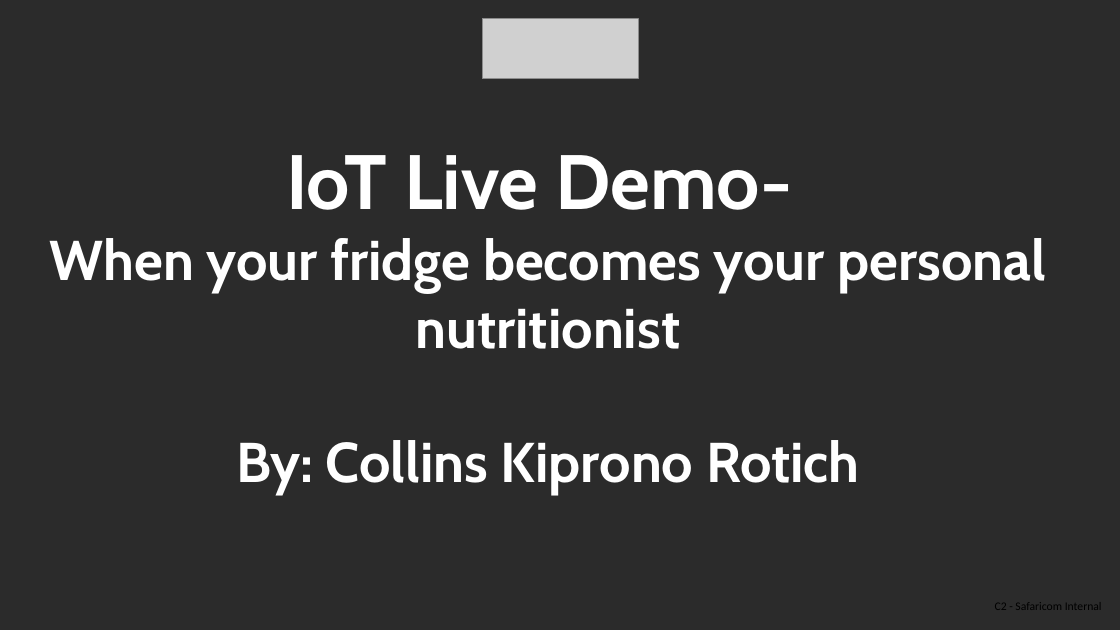
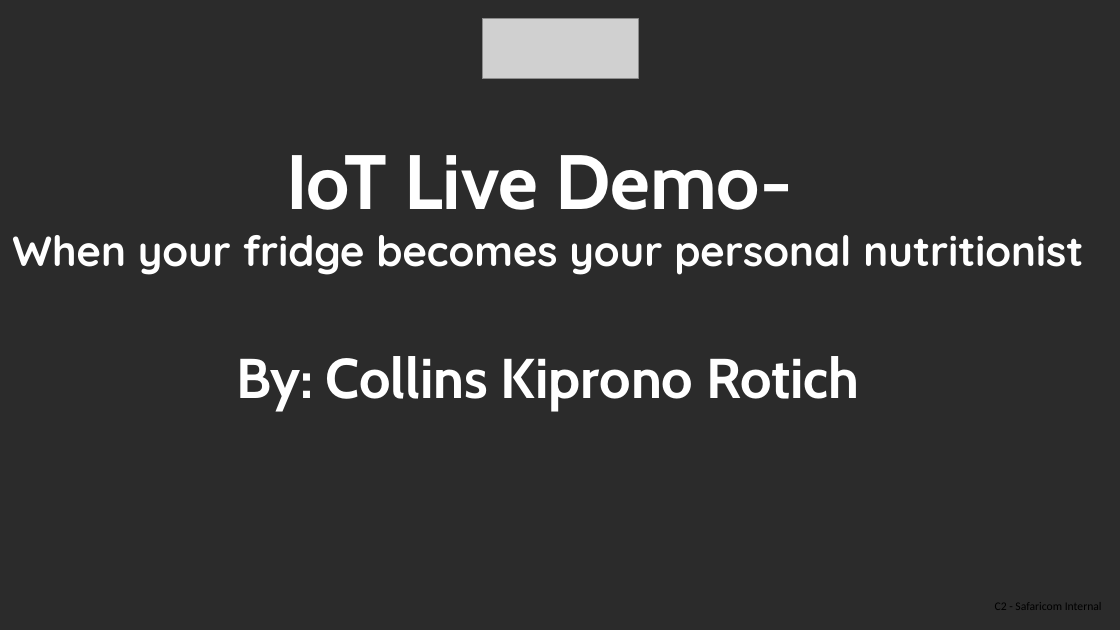
Before and after one commit to collinskrotich/dekut_demo, a slide deck: slide 1 of public/dekut-saf-livedemo-fridge.pptx. Drawn at 1120x630 pixels with LibreOffice and Linux fonts; fonts in the diff are those of the drawing; grey boxes stand for pictures; background and template pictures are left out; a plain dark background stands for a picture behind light text. Boxes give left, top, right and bottom in pixels: in the first picture for what was removed or moved away, otherwise in the second. Text is boxed around its words. In the diff, an @@ line names an element or a change of style, - is before the commit and + after.

Commit message:
updated slides

```diff
--- a/public/dekut-saf-livedemo-fridge.pptx
+++ b/public/dekut-saf-livedemo-fridge.pptx
@@ text at [12, 235, 1083, 275]: size 48 to 36 pt, font Cabin to Quicksand in "When your fridge becomes your personal nutritionist" @@
```
Also in this commit, not shown: 4 slides added.
